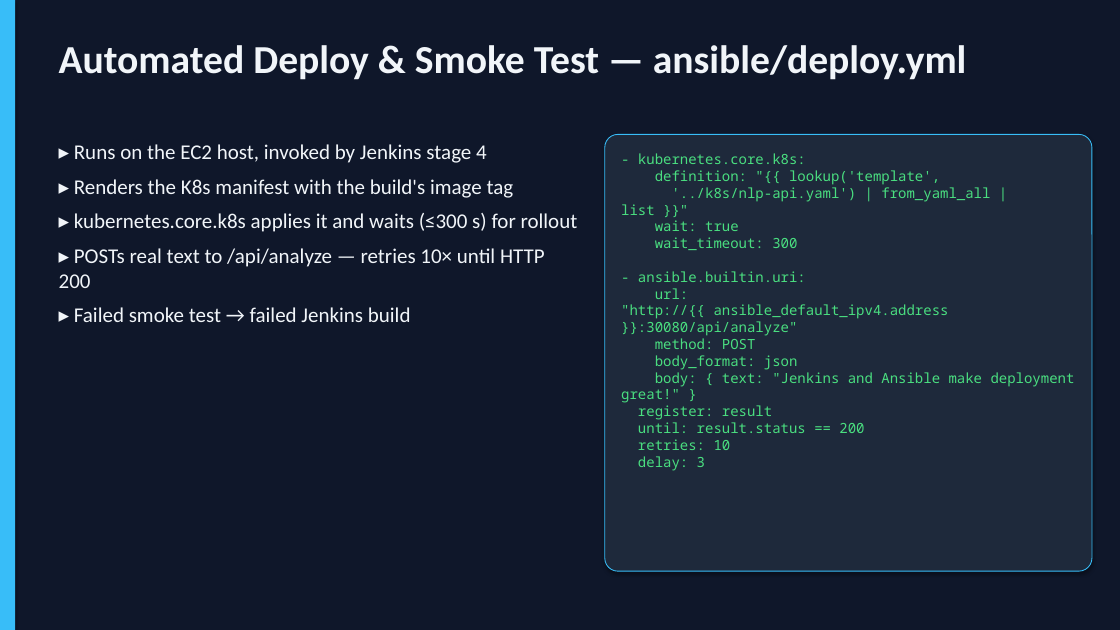
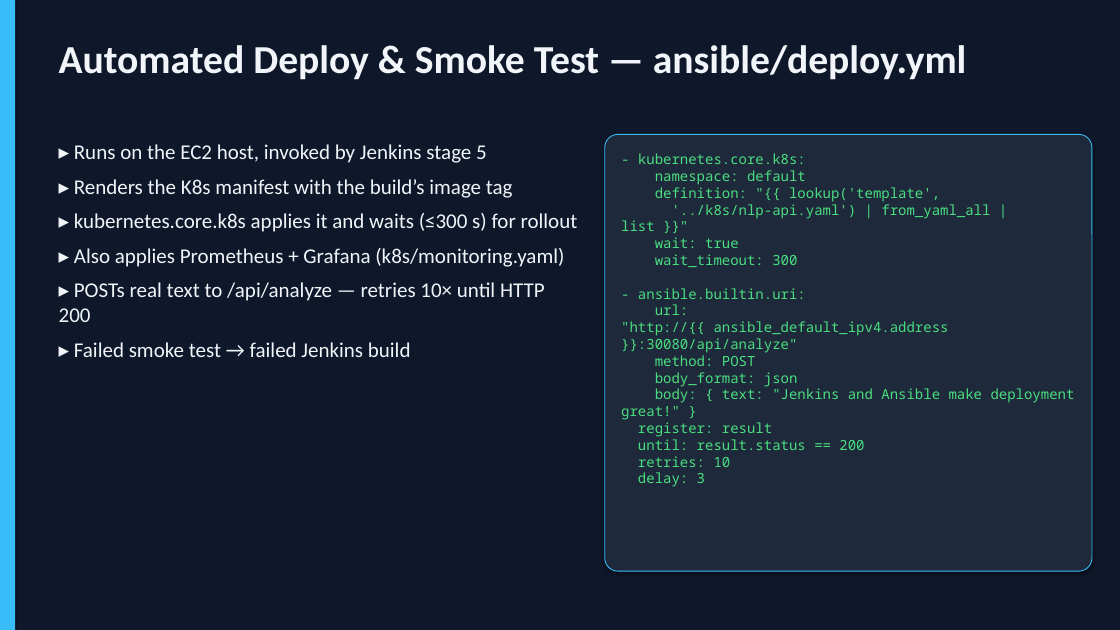
Before and after one commit to chaitanyasai9666/Devops-project, a slide deck: slide 12 of NLP_API_DevOps_Presentation.pptx (slide 11 before the commit). Drawn at 1120x630 pixels with LibreOffice and Linux fonts; fonts in the diff are those of the drawing. Boxes give left, top, right and bottom in pixels: in the first picture for what was removed or moved away, otherwise in the second. Text is boxed around its words. In the diff, an @@ line names an element or a change of style, - is before the commit and + after.

```diff
--- a/NLP_API_DevOps_Presentation.pptx
+++ b/NLP_API_DevOps_Presentation.pptx
@@ text at (74, 144, 513, 198): text changed @@
-▸ Runs on the EC2 host, invoked by Jenkins stage 4
-▸ Renders the K8s manifest with the build's image tag
+▸ Runs on the EC2 host, invoked by Jenkins stage 5
+▸ Renders the K8s manifest with the build’s image tag
@@ text in rounded rectangle at (655, 170, 806, 185): paragraph added @@
+namespace: default
@@ text at (74, 248, 564, 267): paragraph added @@
+▸ Also applies Prometheus + Grafana (k8s/monitoring.yaml)
```
Also in this commit, not shown: 12 other slides changed, 3 slides added.
